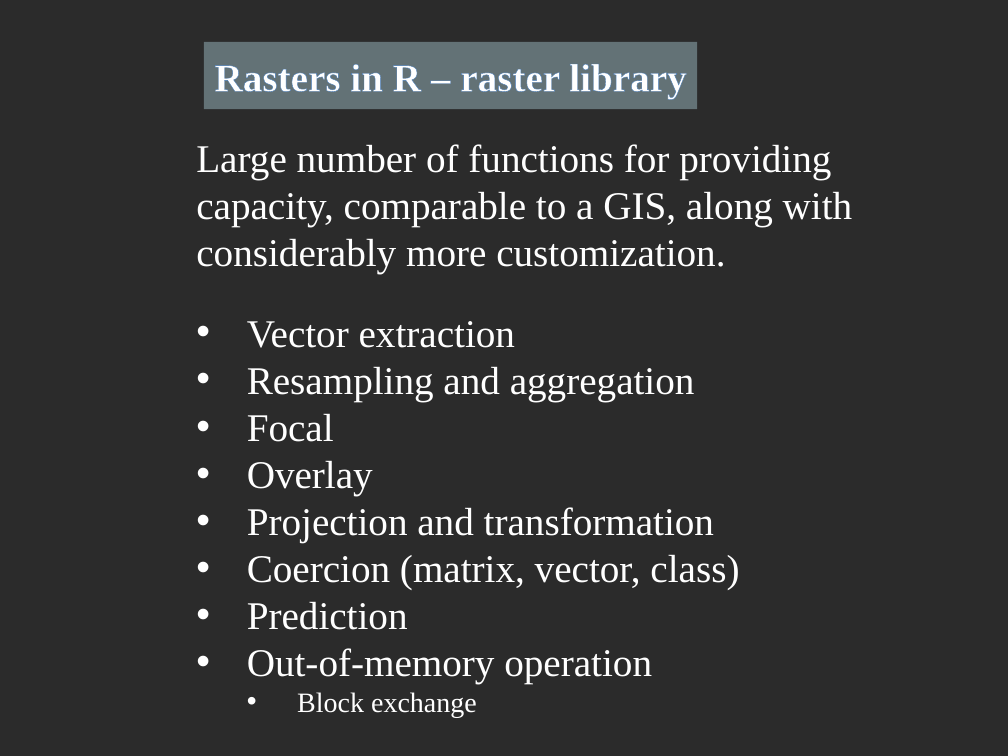
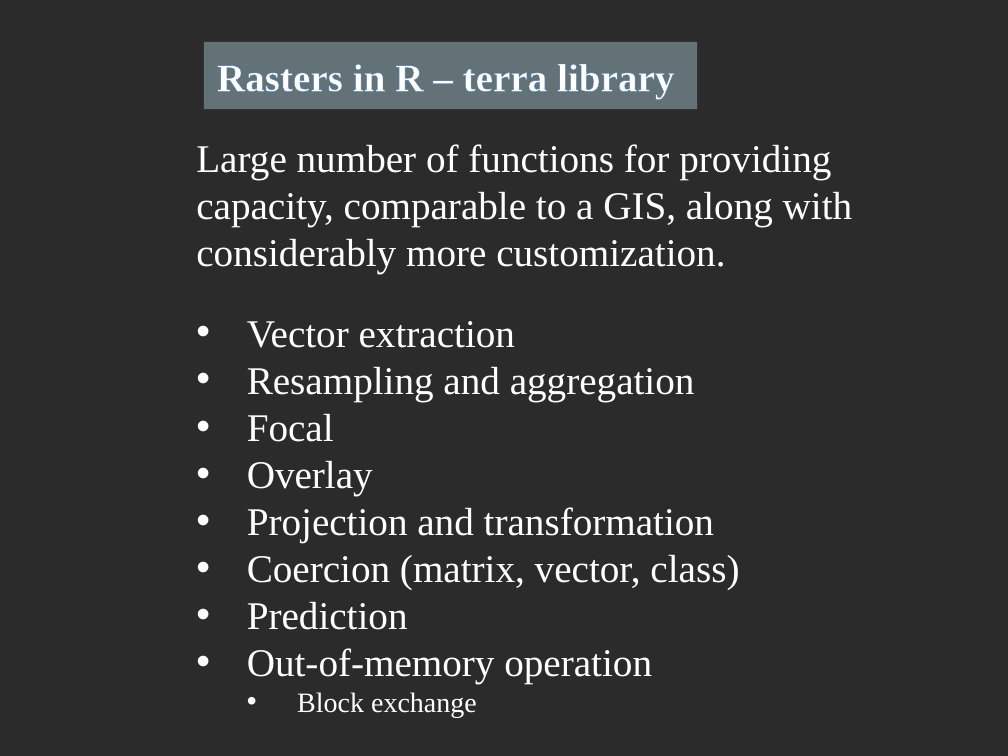
Before and after one commit to jeffreyevans/spatialR, a slide deck: slide 11 of lectures/Raster_lecture.pptx (slide 14 before the commit). Drawn at 1008x756 pixels with LibreOffice and Linux fonts; fonts in the diff are those of the drawing; background and template pictures are left out; a plain dark background stands for a picture behind light text. Boxes give left, top, right and bottom in pixels: in the first picture for what was removed or moved away, otherwise in the second. Text is boxed around its words. In the diff, an @@ line names an element or a change of style, - is before the commit and + after.

```diff
--- a/lectures/Raster_lecture.pptx
+++ b/lectures/Raster_lecture.pptx
@@ text in rectangle at bbox=[217, 64, 674, 98]: text changed @@
-Rasters in R – raster library
+Rasters in R – terra library
```
Also in this commit, not shown: 1 other slide changed, 3 slides removed, 39 other files.
